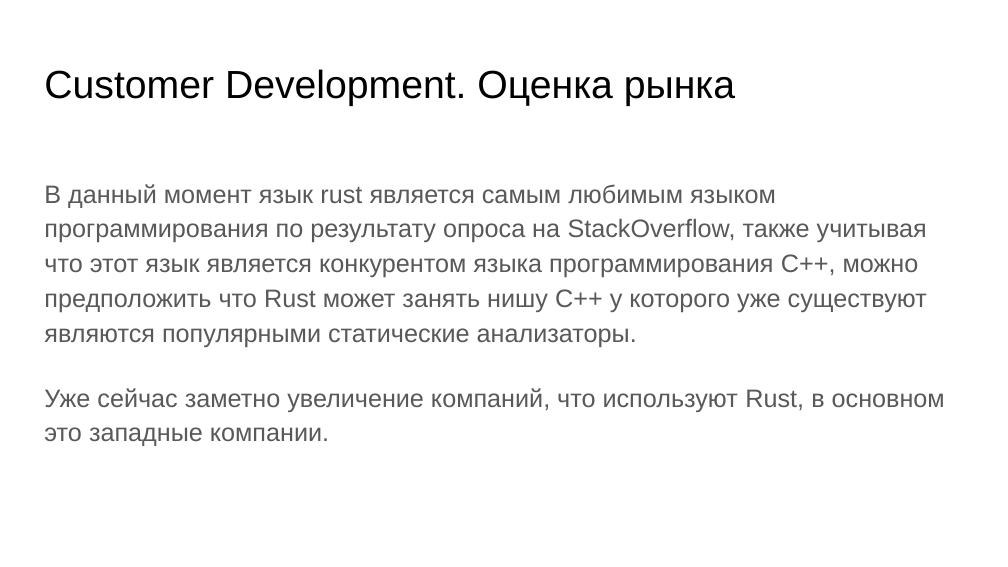
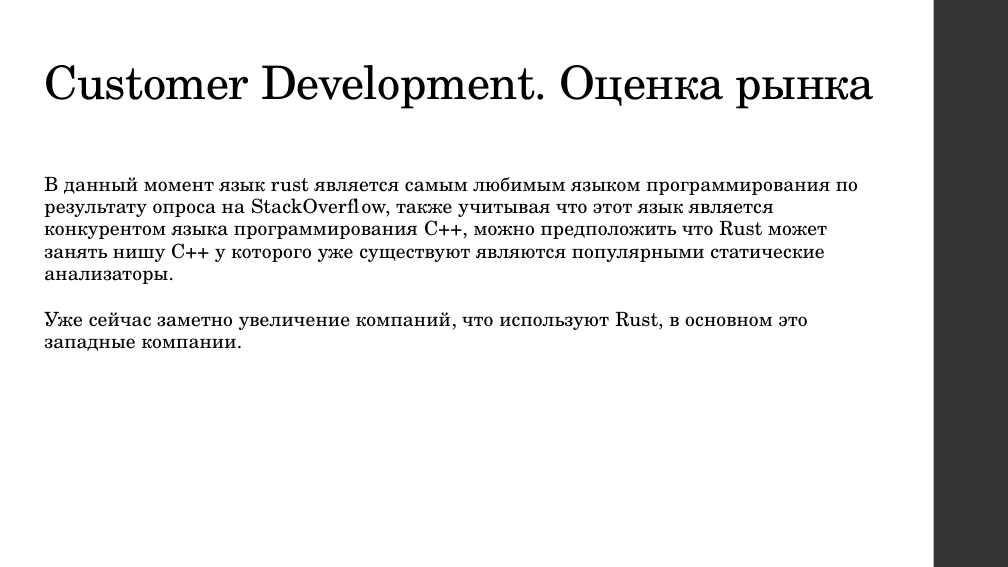
Before and after one commit to rogurotus/Project, a slide deck: slide 6 of Статический анализатор.pptx. Drawn at 1008x567 pixels with LibreOffice and Linux fonts; fonts in the diff are those of the drawing. Boxes give left, top, right and bottom in pixels: in the first picture for what was removed or moved away, otherwise in the second. Text is boxed around its words. In the diff, an @@ line names an element or a change of style, - is before the commit and + after.

```diff
--- a/Статический анализатор.pptx
+++ b/Статический анализатор.pptx
@@ rectangle added at (x1=933, y1=0, x2=1008, y2=566), fill #353537 @@
@@ title "Customer Development. Оценка рынка" at (x1=44, y1=65, x2=874, y2=109): size 28 to 33 pt, font Arial to TeX Gyre Schola, letter spacing 0 to -0.4 pt; line spacing 1 to 0.9 @@
@@ text "В данный момент язык rust ..." at (x1=44, y1=177, x2=858, y2=351): size 18 to 14 pt, font Arial to TeX Gyre Schola, text colour #595959 to #000000, letter spacing 0 to 0.1 pt; line spacing 1.15 to 0.95 @@
```
Also in this commit, not shown: 6 other slides changed, 3 slides added.
